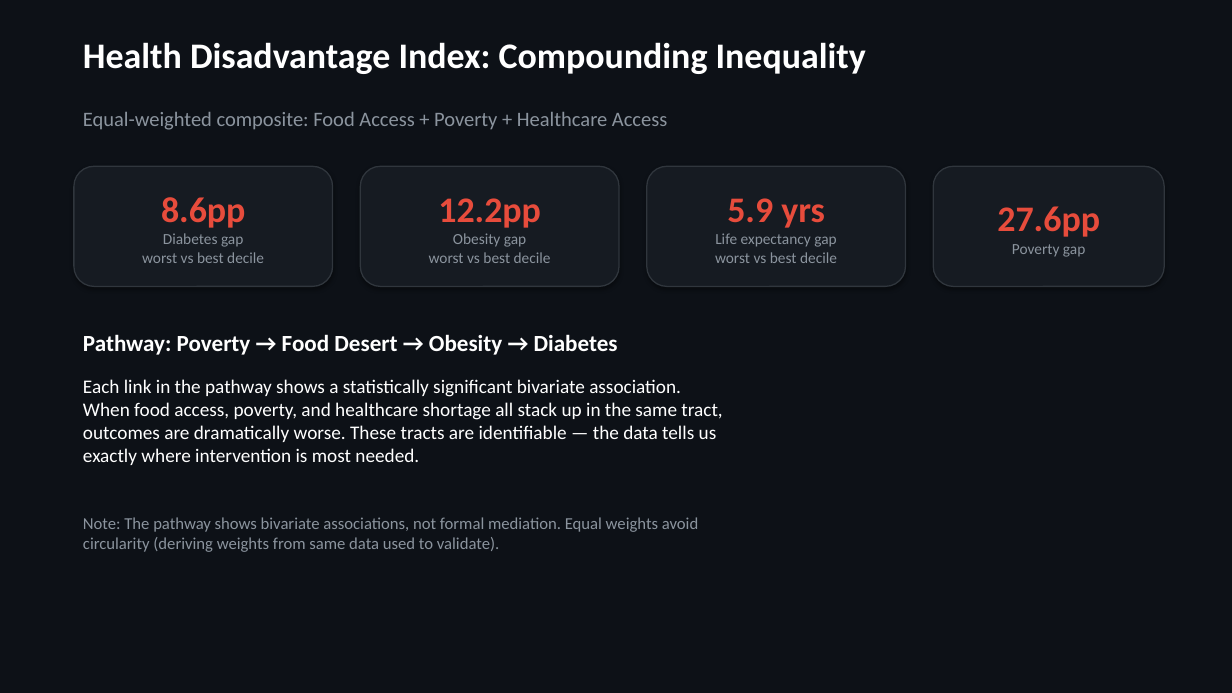
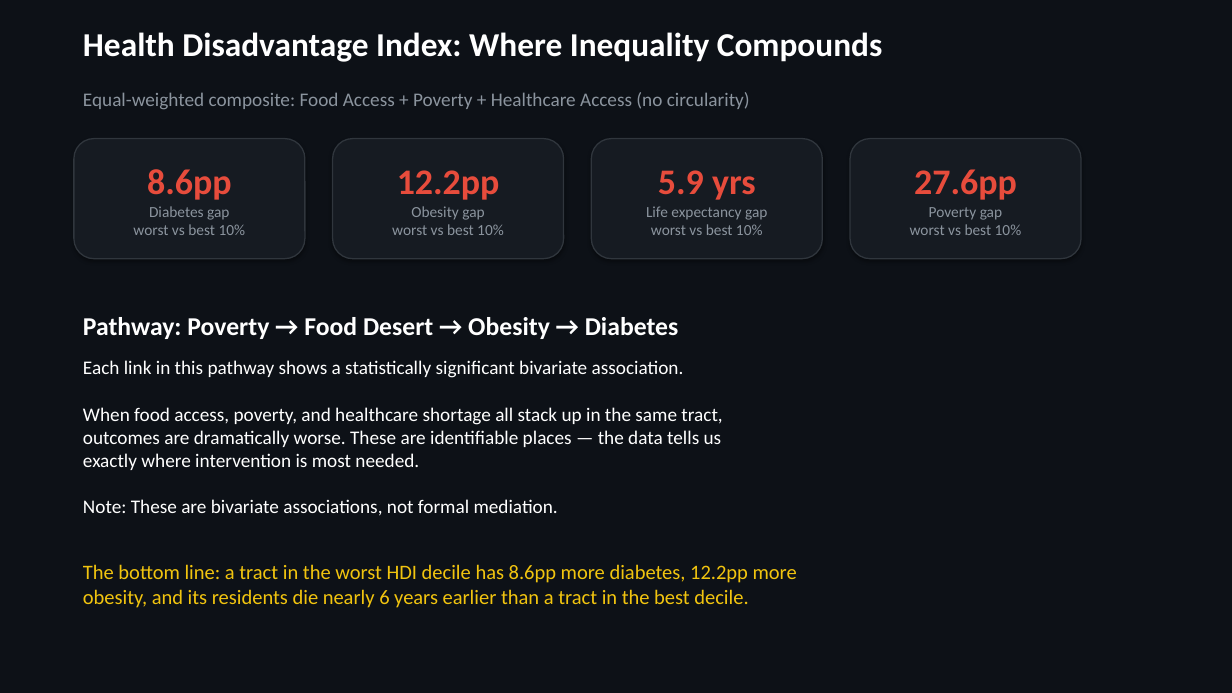
Before and after one commit to jimbo111/datathon-kims, a slide deck: slide 10 of submissions/2kim_health_slides.pptx (slide 11 before the commit). Drawn at 1232x693 pixels with LibreOffice and Linux fonts; fonts in the diff are those of the drawing. Boxes give left, top, right and bottom in pixels: in the first picture for what was removed or moved away, otherwise in the second. Text is boxed around its words. In the diff, an @@ line names an element or a change of style, - is before the commit and + after.

```diff
--- a/submissions/2kim_health_slides.pptx
+++ b/submissions/2kim_health_slides.pptx
@@ text at box(83, 32, 882, 62): text changed; size 28 to 26 pt @@
-Health Disadvantage Index: Compounding Inequality
+Health Disadvantage Index: Where Inequality Compounds
@@ text at box(83, 92, 750, 109): text changed; size 16 to 15 pt @@
-Equal-weighted composite: Food Access + Poverty + Healthcare Access
+Equal-weighted composite: Food Access + Poverty + Healthcare Access (no circularity)
@@ rounded rectangle "8.6pp": place and size @@
-rounded rectangle "8.6pp" at box(74, 166, 333, 287)
+rounded rectangle "8.6pp" at box(74, 139, 305, 259)
@@ rounded rectangle "12.2pp": place and size @@
-rounded rectangle "12.2pp" at box(360, 166, 619, 287)
+rounded rectangle "12.2pp" at box(333, 139, 564, 259)
@@ rounded rectangle "5.9 yrs": place and size @@
-rounded rectangle "5.9 yrs" at box(647, 166, 906, 287)
+rounded rectangle "5.9 yrs" at box(592, 139, 823, 259)
@@ rounded rectangle "27.6pp": place and size @@
-rounded rectangle "27.6pp" at box(933, 166, 1165, 287)
+rounded rectangle "27.6pp" at box(850, 139, 1081, 259)
@@ text in rounded rectangle at box(133, 206, 246, 235): text changed @@
-Diabetes gap
-worst vs best decile
+Diabetes gap
+worst vs best 10%
@@ text in rounded rectangle at box(392, 206, 504, 235): text changed @@
-Obesity gap
-worst vs best decile
+Obesity gap
+worst vs best 10%
@@ text in rounded rectangle at box(646, 206, 767, 235): text changed @@
-Life expectancy gap
-worst vs best decile
+Life expectancy gap
+worst vs best 10%
@@ text in rounded rectangle at box(910, 207, 1022, 235): text changed @@
-Poverty gap
+Poverty gap
+worst vs best 10%
@@ text "Pathway: Poverty → Food Desert ...": place and size @@
-text "Pathway: Poverty → Food Desert ..." at box(83, 334, 618, 355)
+text "Pathway: Poverty → Food Desert ..." at box(83, 317, 679, 339)
@@ text "Pathway: Poverty → Food Desert ..." at box(83, 317, 679, 339): size 18 to 20 pt @@
@@ text at box(83, 360, 722, 516): text changed @@
-Each link in the pathway shows a statistically significant bivariate association.
-When food access, poverty, and healthcare shortage all stack up in the same tract,
-outcomes are dramatically worse. These tracts are identifiable — the data tells us
-exactly where intervention is most needed.
+Each link in this pathway shows a statistically significant bivariate association.
+When food access, poverty, and healthcare shortage all stack up in the same tract,
+outcomes are dramatically worse. These are identifiable places — the data tells us
+exactly where intervention is most needed.
+Note: These are bivariate associations, not formal mediation.
@@ text removed at box(83, 517, 698, 552) @@
-Note: The pathway shows bivariate associations, not formal mediation. Equal weights avoid
-circularity (deriving weights from same data used to validate).
@@ text added at box(83, 564, 797, 608), 16 pt, text #F1C40F @@
+The bottom line: a tract in the worst HDI decile has 8.6pp more diabetes, 12.2pp more
+obesity, and its residents die nearly 6 years earlier than a tract in the best decile.
```
Also in this commit, not shown: 10 other slides changed, 2 slides added, 3 slides removed, 1 other file.
